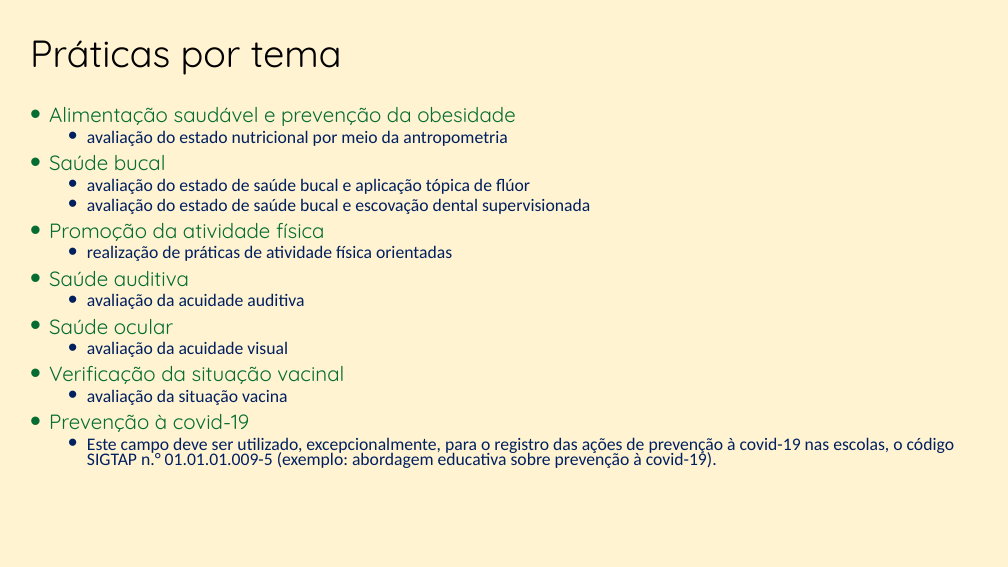
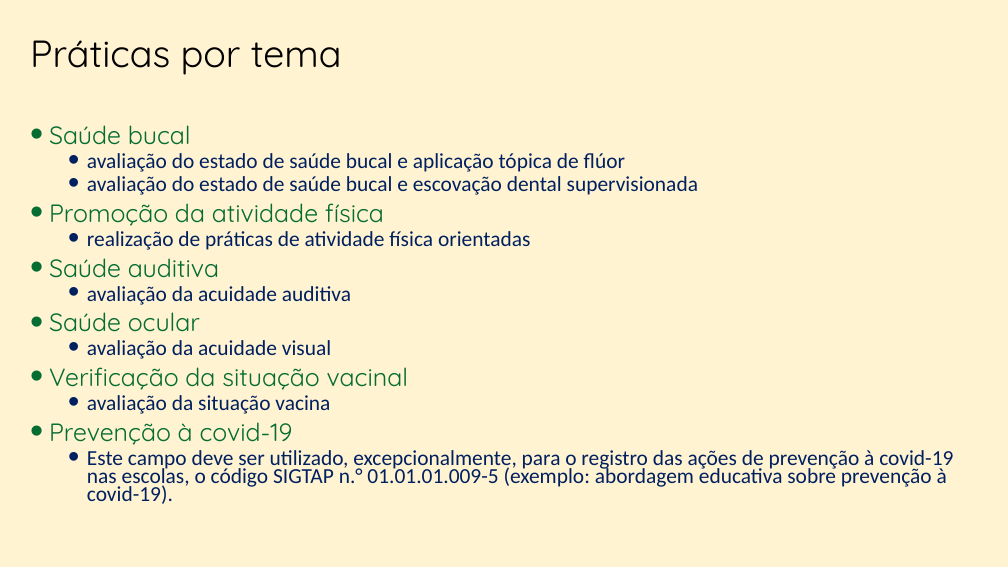
Before and after one commit to marfontenele2/MeusCursos, a slide deck: slide 22 of PSE.pptx (slide 21 before the commit). Drawn at 1008x567 pixels with LibreOffice and Linux fonts; fonts in the diff are those of the drawing; background and template pictures are left out. Boxes give left, top, right and bottom in pixels: in the first picture for what was removed or moved away, otherwise in the second. Text is boxed around its words. In the diff, an @@ line names an element or a change of style, - is before the commit and + after.

```diff
--- a/PSE.pptx
+++ b/PSE.pptx
@@ text "Saúde bucal": place and size @@
-text "Saúde bucal" at <box>49,107,954,468</box>
+text "Saúde bucal" at <box>49,125,953,504</box>
@@ text "Saúde bucal" at <box>49,125,953,504</box>: size 19.6 to 23.8 pt in "Saúde bucal", "Promoção da atividade física", "Saúde auditiva", "Saúde ocular" and 2 more places; size 16.8 to 20.4 pt in "avaliação do estado de saúde bucal e ...", "avaliação do estado de saúde bucal e ...", "realização de práticas de atividade física orientadas", "avaliação da acuidade auditiva" and 3 more places @@
@@ text at <box>49,107,515,146</box>: paragraphs removed @@
-• Alimentação saudável e prevenção da obesidade
-  • avaliação do estado nutricional por meio da antropometria
```
Also in this commit, not shown: 5 other slides changed, 7 slides added, 6 slides removed.
